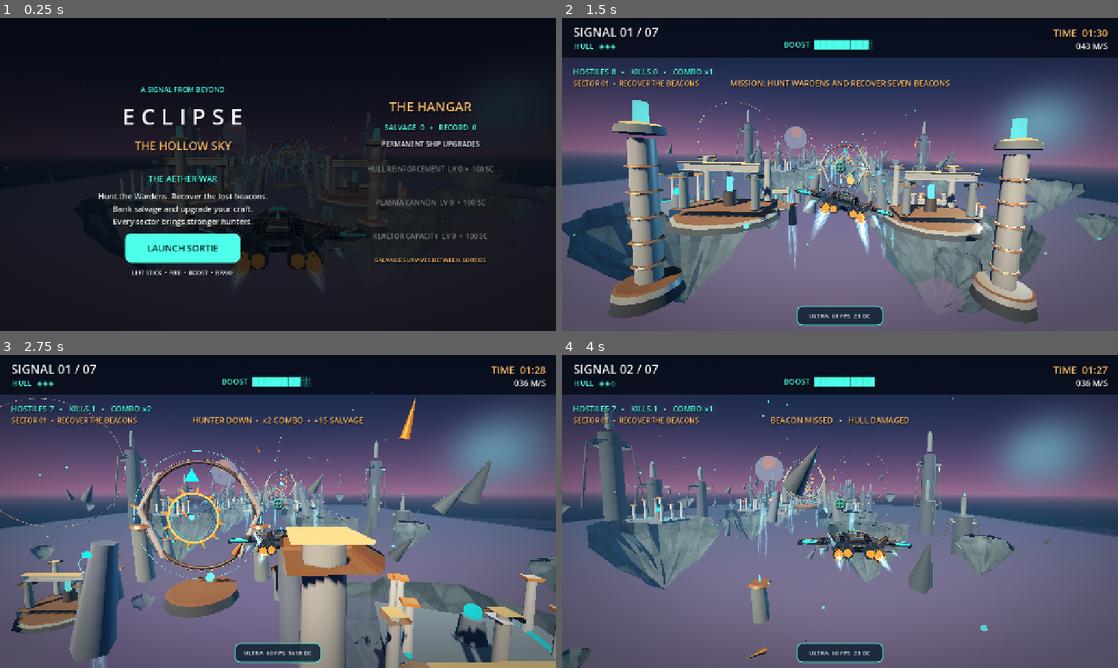
Above: before the commit, frames 1-4 (two rows, left to right).
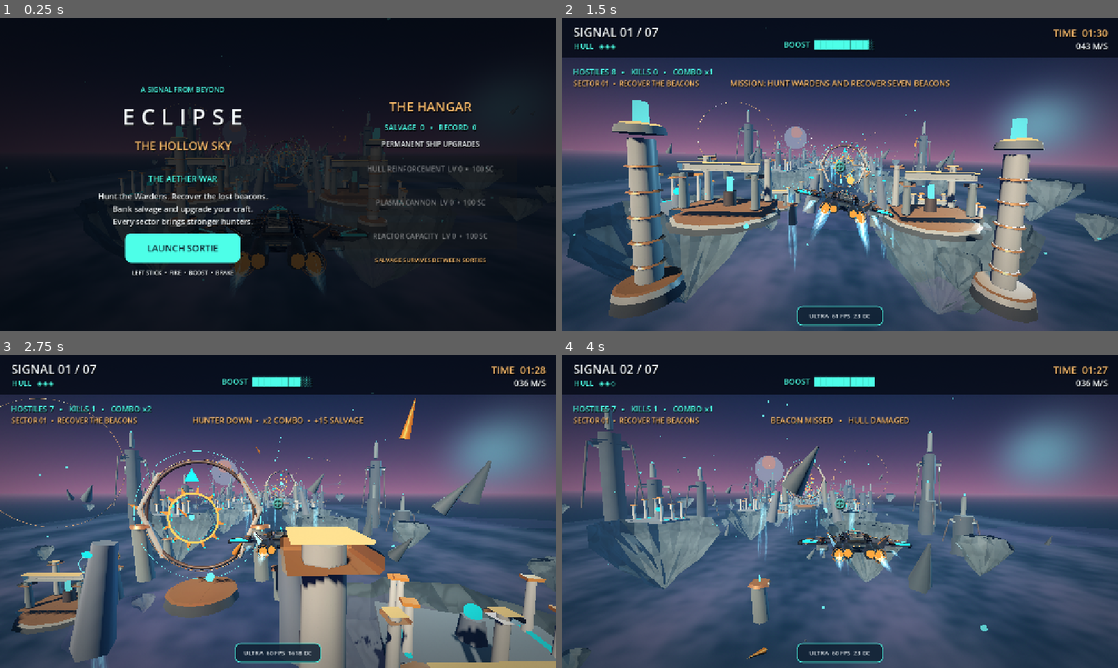
Above: after the commit, the same moments.

Repository: tpylman90-ctrl/Eclipse-The-Hollow-Sky
Game: Godot game, scene res://scenes/main.tscn
Same seed, same stepped clock (60 frames per second), same inputs: the game is played once before the commit and once after it.
Inputs (mouse positions are in pixels of both pictures, inside the frame that each line leads up to):
- Up to frame 1 (0.25 s): no input
- Up to frame 2 (1.5 s): click "LAUNCH SORTIE" at 0.5 s; tap Enter (start_game) at 1.25 s; move the mouse to (962, 158) at 1.27 s; hold D (steer_right) from 1.28 s (still down); hold Space (boost) from 1.28 s (still down); click (962, 158) at 1.42 s
- Up to frame 3 (2.75 s): release D (steer_right) at 2 s; release Space (boost) at 2 s; drag from (166, 527) to (250, 574) at 2.02 s
- Up to frame 4 (4 s): move the mouse to (895, 442) at 2.77 s; hold D (steer_right) 2.78-3.5 s; hold Enter (start_game) 2.78-3.5 s; drag from (812, 574) to (673, 464) at 3.52 s

The runs differ from the first frame. In frame 2, 22% of the frame differs, in the area x 0-100%, y 48-100%; in frame 3, 18%; in frame 4, 36%.

Commit message:
Share CPU-precompiled texture atlas with cloud layers to reduce transparent fragment cost

Diff:
--- a/scripts/sky_fx.gd
+++ b/scripts/sky_fx.gd
@@ -3,6 +3,7 @@
 ## Effects are assembled from original geometry and lightweight Godot shaders.
 
 const FALL_SHADER = preload("res://shaders/aetherfall.gdshader")
+const MineralAtlas = preload("res://scripts/mineral_atlas.gd")
 const CLOUD_SHADER = preload("res://shaders/cloud_sea.gdshader")
 
 var world
@@ -44,6 +45,7 @@
     bank.position = Vector3(0.0, -63.0, -560.0)
     var material := ShaderMaterial.new()
     material.shader = CLOUD_SHADER
+    material.set_shader_parameter("noise_atlas", MineralAtlas.get_atlas())
     material.set_shader_parameter("cloud_blue", Color("#355975"))
     material.set_shader_parameter("cloud_peach", Color("#876077"))
     material.set_shader_parameter("cloud_opacity", 0.61)
@@ -58,6 +60,7 @@
     high_bank.scale = Vector3(1.25, 1.0, 1.25)
     var highlight := ShaderMaterial.new()
     highlight.shader = CLOUD_SHADER
+    highlight.set_shader_parameter("noise_atlas", MineralAtlas.get_atlas())
     highlight.set_shader_parameter("cloud_blue", Color("#405d80"))
     highlight.set_shader_parameter("cloud_peach", Color("#997e88"))
     highlight.set_shader_parameter("cloud_opacity", 0.32)
